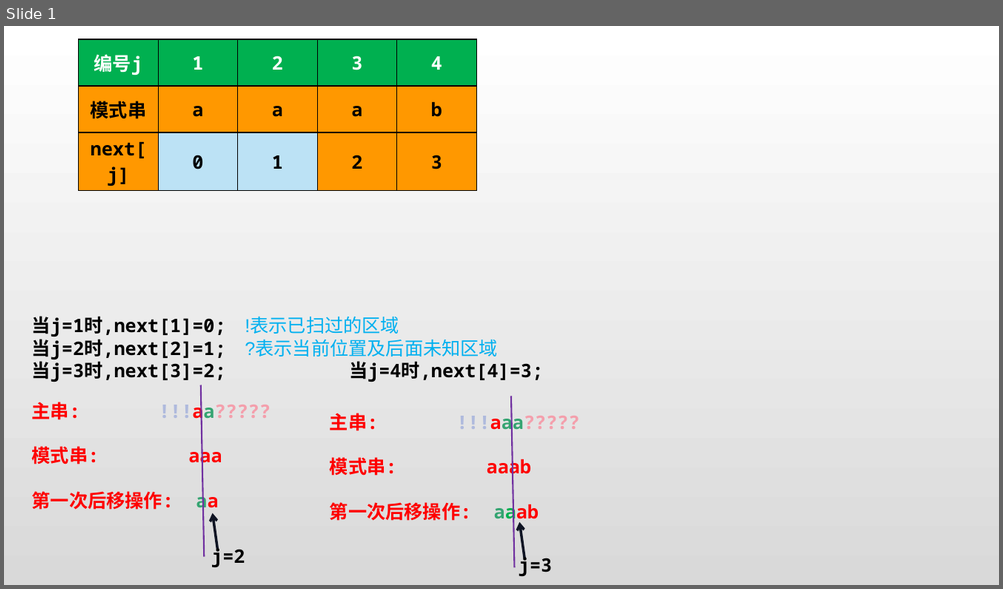
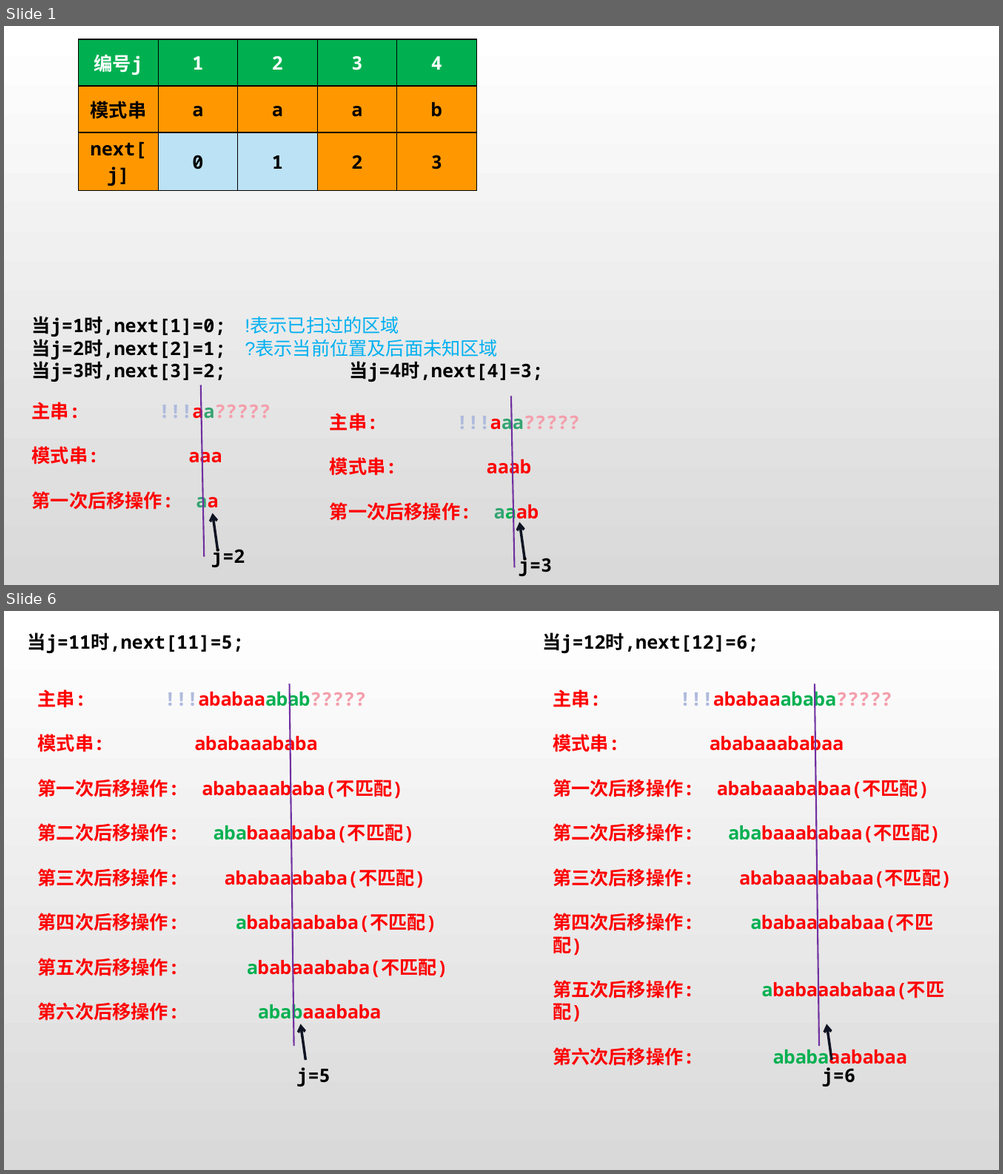
Before and after one commit to jk2020214154/Data_Structure_Code, a slide deck: 第四章 串/4.2 串的模式匹配/KMP图示.pptx. Shown one above the other, each under a label of ours: slide 1 before the commit, slides 1 and 6 after it; the slides between them are not shown. The pictures are 1003x589 and 1003x1174 pixels, drawn with LibreOffice and Linux fonts; fonts in the diff are those of the drawing. Boxes give left, top, right and bottom in pixels: in the first picture for what was removed or moved away, otherwise in the second. Text is boxed around its words. In the diff, an @@ line names an element or a change of style, - is before the commit and + after.

```diff
--- a/第四章 串/4.2 串的模式匹配/KMP图示.pptx
+++ b/第四章 串/4.2 串的模式匹配/KMP图示.pptx
@@ slide 6 added at (4, 611, 999, 1170), background gradient #FFFFFF to #D9D9D9 @@
@@ group added at (28, 632, 951, 1087): 6 texts, 2 lines, 2 arrows @@
+当j=11时,next[11]=5;
+主串: !!!ababaaabab?????
+模式串: ababaaababa
+第一次后移操作: ababaaababa(不匹配)
+第二次后移操作: ababaaababa(不匹配)
+第三次后移操作: ababaaababa(不匹配)
+第四次后移操作: ababaaababa(不匹配)
+第五次后移操作: ababaaababa(不匹配)
+第六次后移操作: ababaaababa
+j=5
+当j=12时,next[12]=6;
+主串: !!!ababaaababa?????
+模式串: ababaaababaa
+第一次后移操作: ababaaababaa(不匹配)
+第二次后移操作: ababaaababaa(不匹配)
+第三次后移操作: ababaaababaa(不匹配)
+第四次后移操作: ababaaababaa(不匹配)
+第五次后移操作: ababaaababaa(不匹配)
+第六次后移操作: ababaaababaa
+j=6
```
Also in this commit, not shown: 6 other slides added, 1 slide removed, 1 other file.
